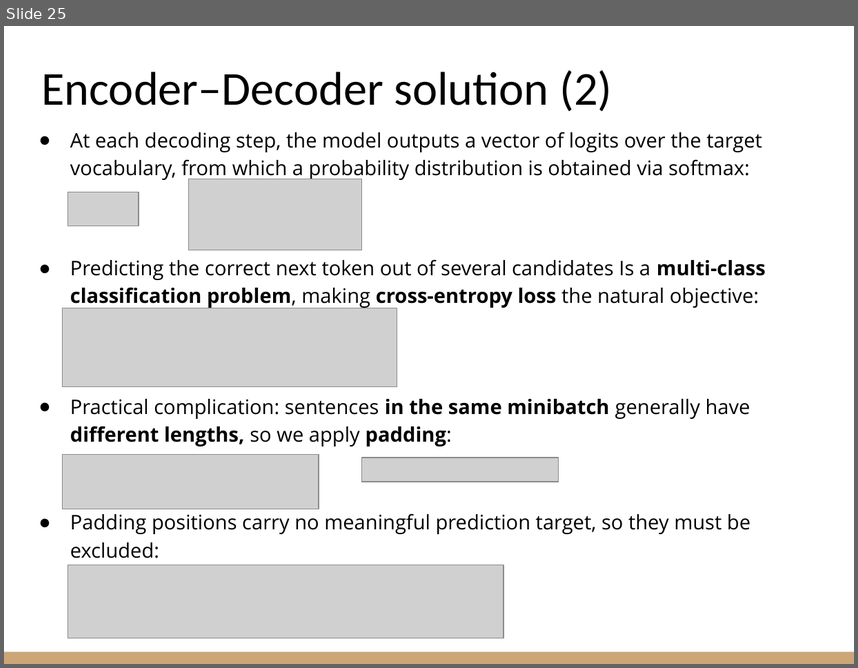
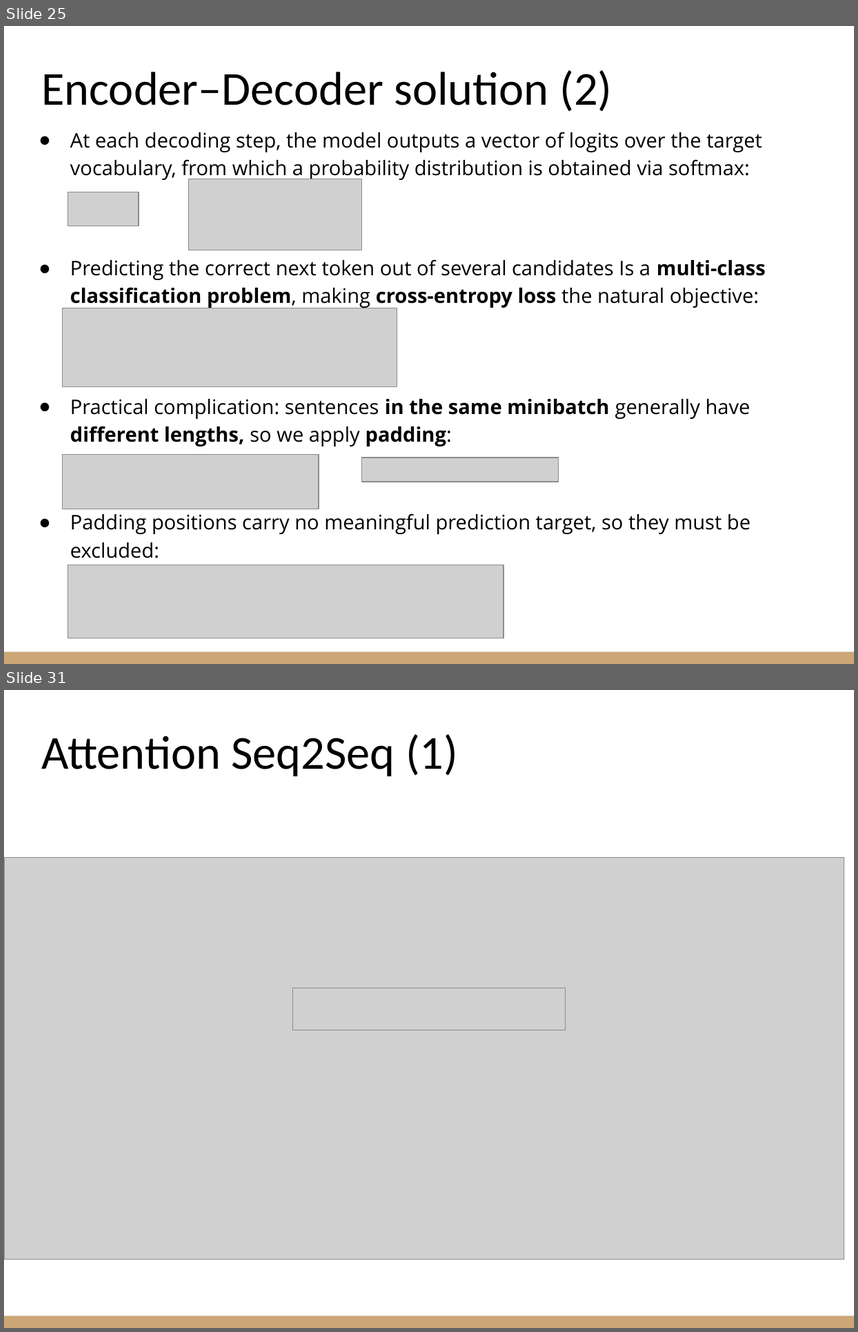
Before and after one commit to riccardoberta/machine-learning, a slide deck: 17 - Transformers/slides.pptx. Shown one above the other, each under a label of ours: slide 25 before the commit, slides 25 and 31 after it; the slides between them are not shown. The pictures are 858x668 and 858x1332 pixels, drawn with LibreOffice and Linux fonts; fonts in the diff are those of the drawing; grey boxes stand for pictures. Boxes give left, top, right and bottom in pixels: in the first picture for what was removed or moved away, otherwise in the second. Text is boxed around its words. In the diff, an @@ line names an element or a change of style, - is before the commit and + after.

```diff
--- a/17 - Transformers/slides.pptx
+++ b/17 - Transformers/slides.pptx
@@ slide 31 added at [4, 690, 854, 1328], background #FFFFFF; not listed: 1 template element that a slide beside it also shows @@
@@ title added at [41, 734, 458, 776], 40 pt, text #000000 @@
+Attention Seq2Seq (1)
@@ picture added at [4, 858, 844, 1259] @@
@@ picture added at [293, 987, 566, 1030] @@
```
Also in this commit, not shown: 17 slides changed, 12 other slides added, 3 other files.
